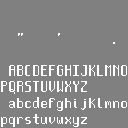
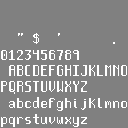
Revision of a layered 128 x 128 image; what changed, layer by layer:
painted on "Background" over [1, 33, 79, 60]
